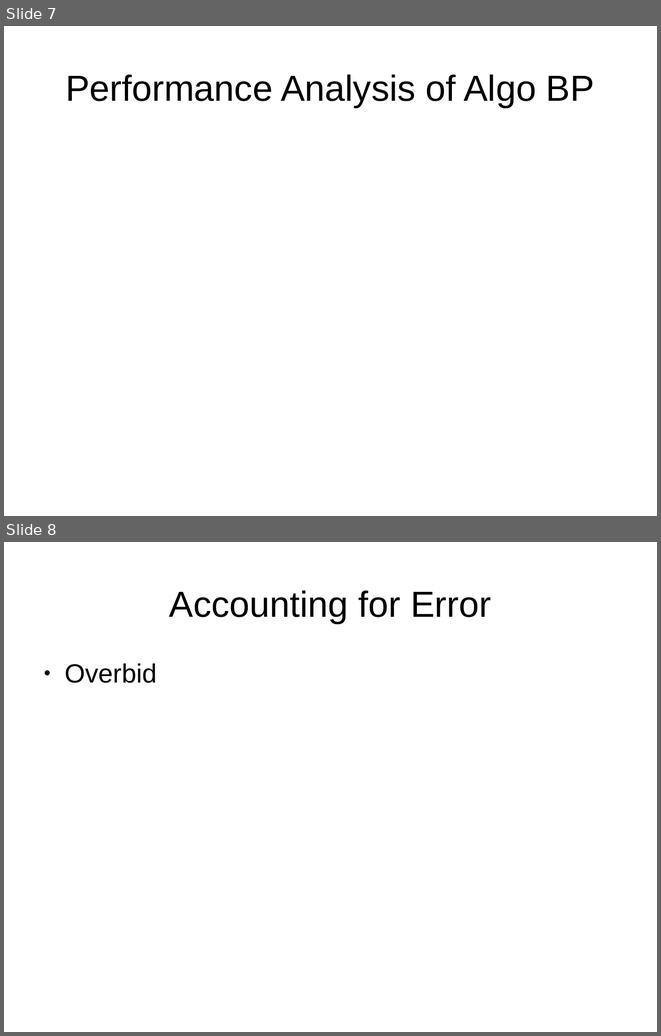
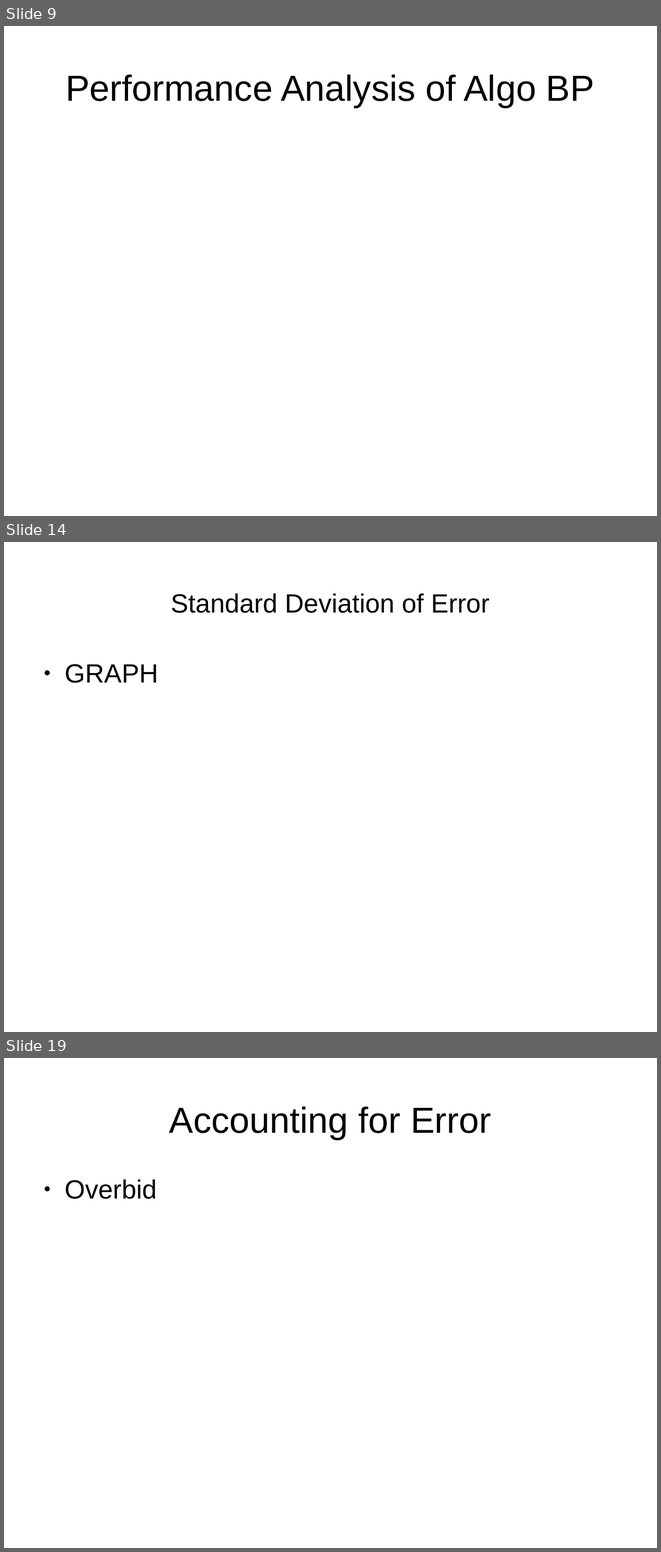
Before and after one commit to anmolmishra1997/Optimal-Bidding, a slide deck: presentation.odp. Shown one above the other, each under a label of ours: slides 7 and 8 before the commit, slides 9, 14 and 19 after it; the slides between them are not shown. The pictures are 661x1036 and 661x1552 pixels, drawn with LibreOffice and Linux fonts; fonts in the diff are those of the drawing. Boxes give left, top, right and bottom in pixels: in the first picture for what was removed or moved away, otherwise in the second. Text is boxed around its words. In the diff, an @@ line names an element or a change of style, - is before the commit and + after.

```diff
--- a/presentation.odp
+++ b/presentation.odp
@@ slide 14 added at (4, 542, 657, 1032), background #FFFFFF @@
@@ title added at (171, 593, 489, 613), 32 pt, text #000000 @@
+Standard Deviation of Error
@@ text added at (64, 664, 158, 683), 32 pt, text #000000 @@
+● GRAPH
@@ what was slide 7 is now slide 9 @@
@@ what was slide 8 is now slide 19 @@
```
Also in this commit, not shown: 4 slides changed, 10 other slides added, 28 other files.
